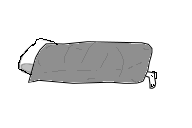
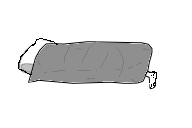
Layers edited between the first and the second 192 x 128 image:
painted on "Foot" over bbox(145, 71, 156, 89)
removed layer "Background" over bbox(145, 71, 156, 89)
